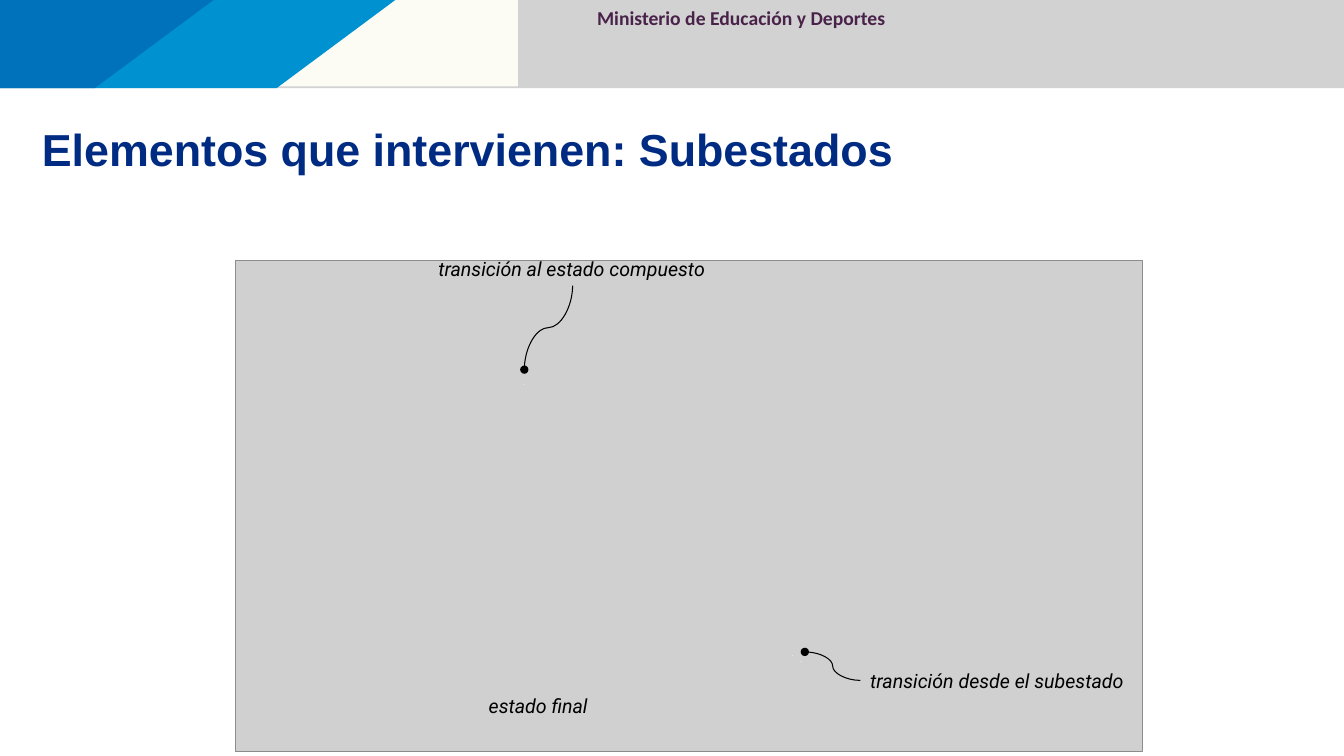
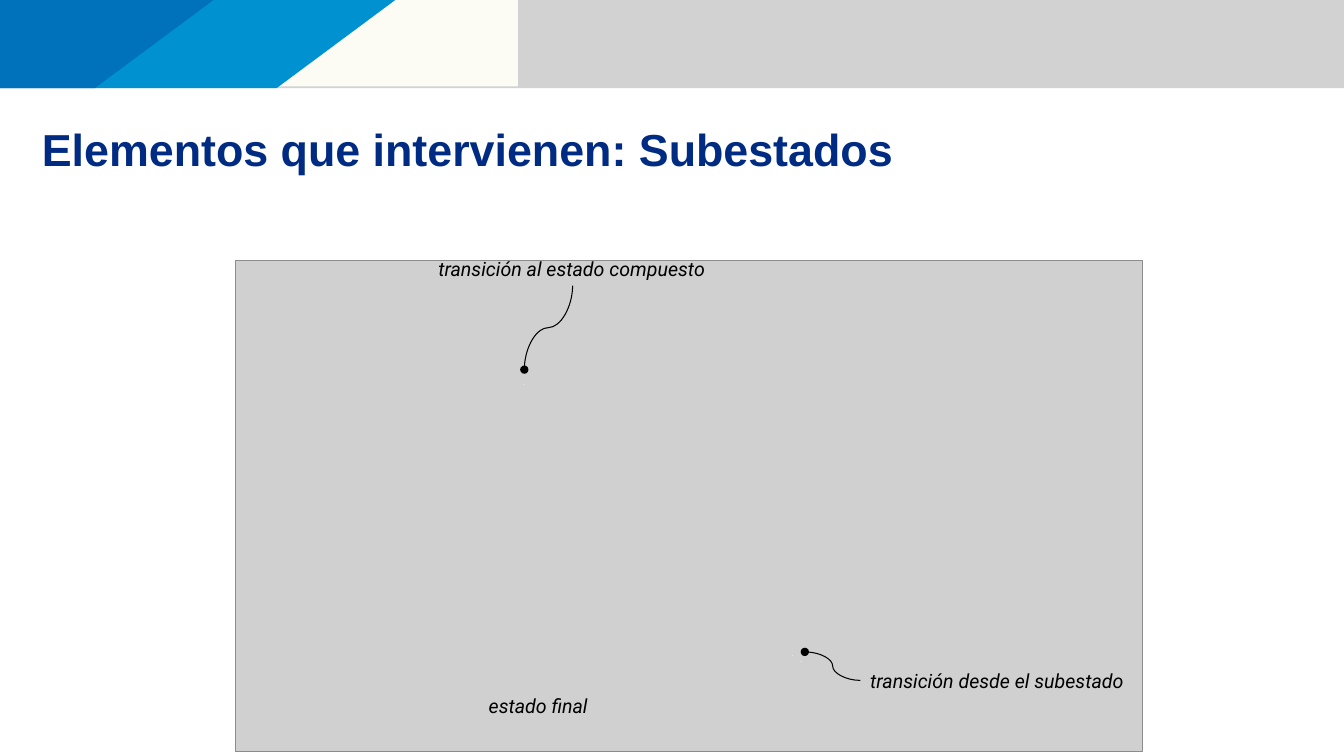
Before and after one commit to 111milprogramadores/presentaciones, a slide deck: slide 53 of POO_Paradigma_y_UML.pptx (slide 49 before the commit). Drawn at 1344x756 pixels with LibreOffice and Linux fonts; fonts in the diff are those of the drawing; grey boxes stand for pictures; background and template pictures are left out. Boxes give left, top, right and bottom in pixels: in the first picture for what was removed or moved away, otherwise in the second. Text is boxed around its words. In the diff, an @@ line names an element or a change of style, - is before the commit and + after.

```diff
--- a/POO_Paradigma_y_UML.pptx
+++ b/POO_Paradigma_y_UML.pptx
@@ text removed at [597,11,886,28] @@
-Ministerio de Educación y Deportes
```
Also in this commit, not shown: 71 other slides changed, 5 slides added, 1 slide removed, 2 other files.
